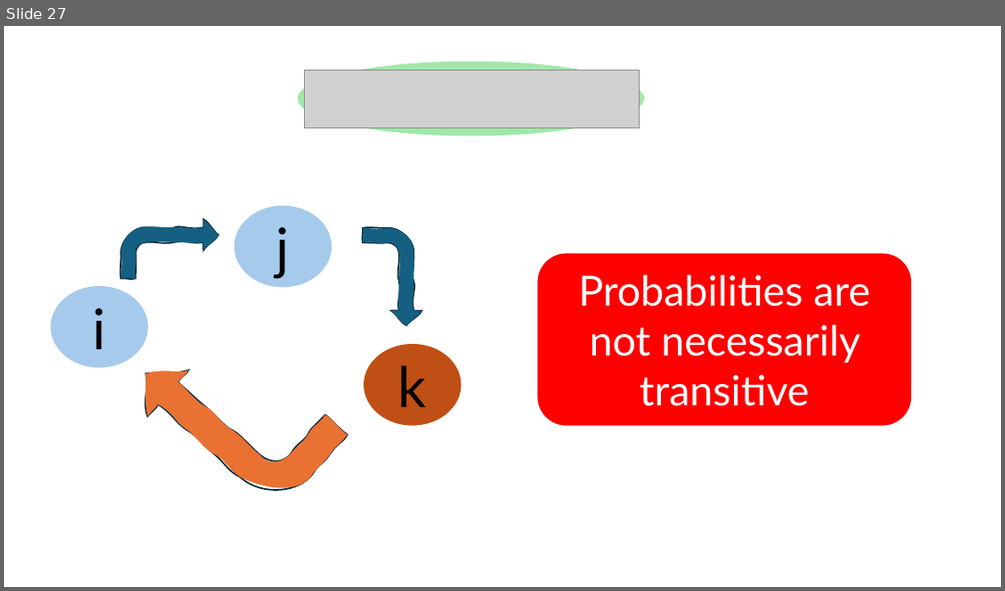
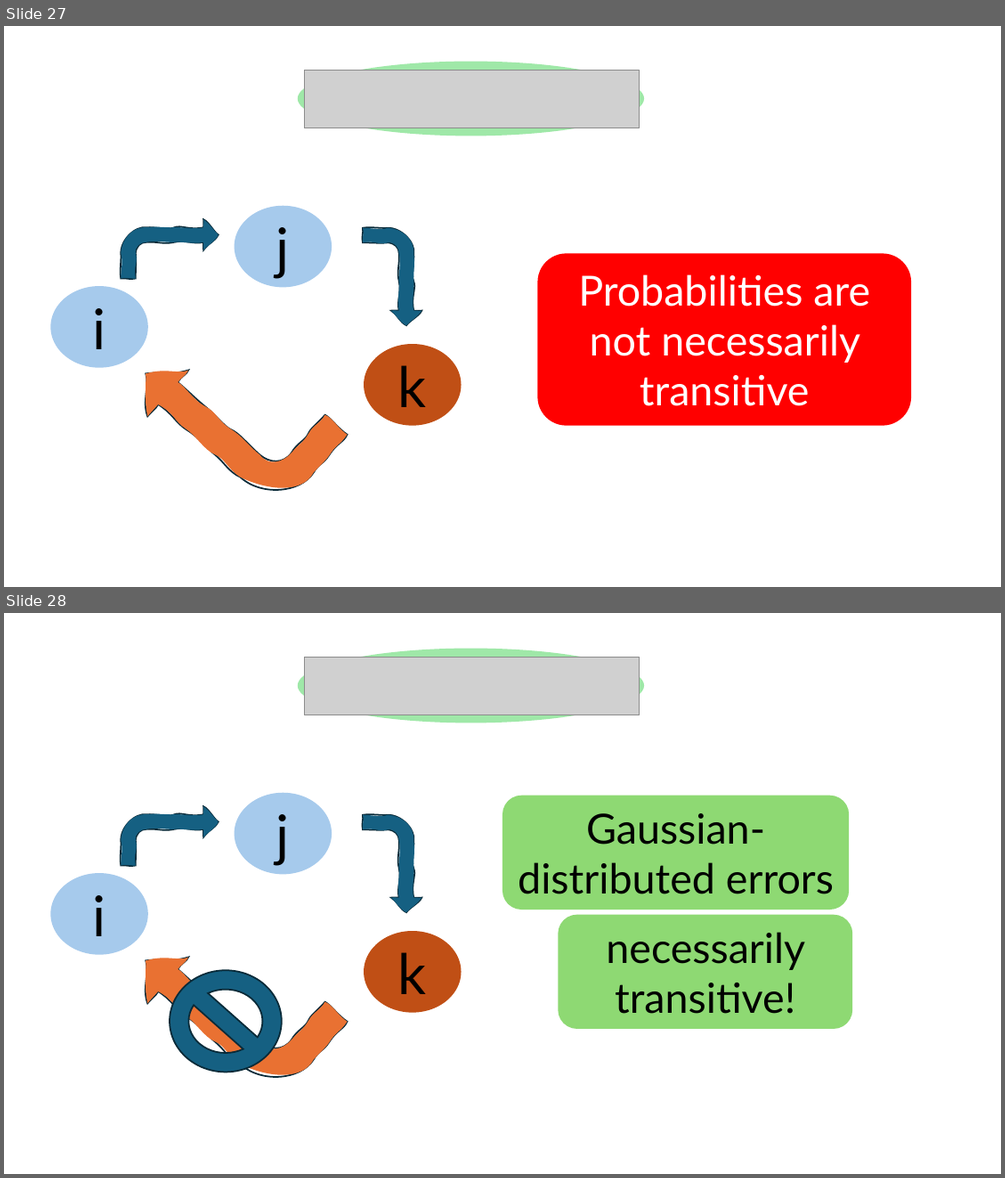
Before and after one commit to HaseebLUMS/Onyx-Presentation, a slide deck: tommy_hotnets_v2.pptx. Shown one above the other, each under a label of ours: slide 27 before the commit, slides 27 and 28 after it. The pictures are 1005x591 and 1005x1178 pixels, drawn with LibreOffice and Linux fonts; fonts in the diff are those of the drawing; grey boxes stand for pictures. Boxes give left, top, right and bottom in pixels: in the first picture for what was removed or moved away, otherwise in the second. Text is boxed around its words. In the diff, an @@ line names an element or a change of style, - is before the commit and + after.

```diff
--- a/tommy_hotnets_v2.pptx
+++ b/tommy_hotnets_v2.pptx
@@ slide 28 added at bbox=[4, 613, 1001, 1174], background #FFFFFF @@
@@ ellipse added at bbox=[298, 648, 644, 723], fill #47D45A at 52% opacity @@
@@ picture added at bbox=[304, 657, 639, 715] @@
@@ ellipse added at bbox=[235, 793, 332, 874], fill #A6CAEC, 54 pt, text #000000 @@
+j
@@ rounded rectangle added at bbox=[502, 795, 849, 910], fill #8ED973, 40 pt, text #000000 @@
+Gaussian-distributed errors
@@ freeform shape added at bbox=[121, 807, 218, 866], fill #156082, outline #092A39 1.5 pt @@
@@ freeform shape added at bbox=[363, 815, 421, 913], fill #156082, outline #092A39 1.5 pt @@
@@ ellipse added at bbox=[50, 873, 147, 955], fill #A6CAEC, 54 pt, text #000000 @@
+i
@@ freeform shape added at bbox=[125, 894, 348, 1111], fill #E97132, outline #092A39 1.5 pt @@
@@ ellipse added at bbox=[364, 931, 461, 1013], fill #C04F15, 54 pt, text #000000 @@
+k
@@ rounded rectangle added at bbox=[558, 915, 853, 1029], fill #8ED973, 40 pt, text #000000 @@
+necessarily transitive!
@@ no-entry sign added at bbox=[170, 971, 282, 1072], fill #156082, outline #092A39 1.5 pt @@
```
Also in this commit, not shown: 4 slides changed, 2 other slides added, 12 slides removed.
